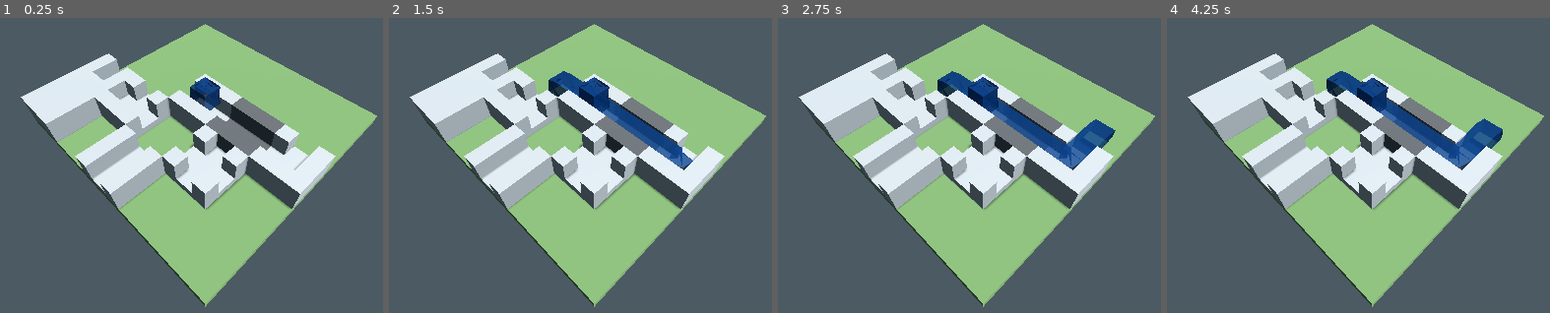
Above: before the commit, frames 1-4 (left to right).
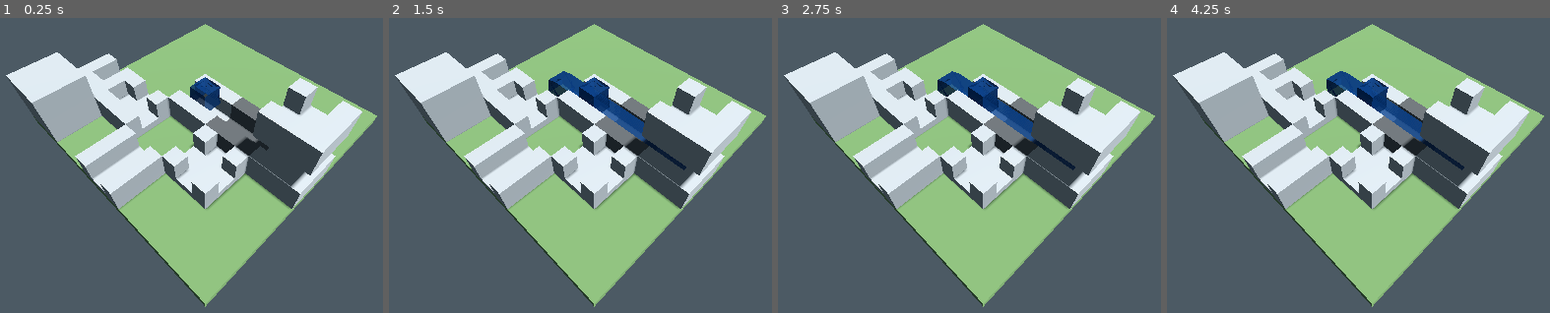
Above: after the commit, the same moments.

Repository: slc142/fountain-wolf
Game: Godot game, scene res://Scenes/Main.tscn
Same seed, same stepped clock (60 frames per second), same inputs: the game is played once before the commit and once after it.
Inputs (mouse positions are in pixels of both pictures, inside the frame that each line leads up to):
- Up to frame 1 (0.25 s): no input
- Up to frame 2 (1.5 s): move the mouse to (768, 141) at 0.52 s; click (768, 141) at 0.67 s; drag from (438, 186) to (553, 254) at 1.27 s
- Up to frame 3 (2.75 s): move the mouse to (1061, 68) at 2.02 s; click (1061, 68) at 2.17 s
- Up to frame 4 (4.25 s): tap Enter at 2.75 s; drag from (1331, 254) to (outside the picture) at 2.77 s; tap Space at 3.5 s; move the mouse to (outside the picture) at 3.52 s; click (outside the picture) at 3.67 s

The runs differ from the first frame. In frame 1, 8.5% of the frame differs, in the area x 1-95%, y 11-58%; in frame 2, 8.6%; in frame 3, 8.6%; in frame 4, 8.6%.

Commit message:
Fix piece stacking

Diff:
--- a/Scenes/Main.tscn
+++ b/Scenes/Main.tscn
@@ -42,6 +42,9 @@
 [sub_resource type="BoxMesh" id="BoxMesh_vy5pj"]
 material = SubResource("StandardMaterial3D_vy5pj")
 size = Vector3(5, 0.2, 5)
+
+[sub_resource type="BoxShape3D" id="BoxShape3D_1p5hy"]
+size = Vector3(0.1, 4, 5)
 
 [node name="GameWorld" type="Node3D"]
 script = ExtResource("1_kln2b")
@@ -103,3 +106,31 @@
 
 [node name="MeshInstance3D" type="MeshInstance3D" parent="Floor"]
 mesh = SubResource("BoxMesh_vy5pj")
+
+[node name="Invisible Wall" type="StaticBody3D" parent="."]
+transform = Transform3D(1, 0, 0, 0, 1, 0, 0, 0, 1, 2.55, 1.55, 0)
+collision_layer = 12
+
+[node name="CollisionShape3D" type="CollisionShape3D" parent="Invisible Wall"]
+shape = SubResource("BoxShape3D_1p5hy")
+
+[node name="Invisible Wall2" type="StaticBody3D" parent="."]
+transform = Transform3D(1, 0, 0, 0, 1, 0, 0, 0, 1, -2.55, 1.55, 0)
+collision_layer = 12
+
+[node name="CollisionShape3D" type="CollisionShape3D" parent="Invisible Wall2"]
+shape = SubResource("BoxShape3D_1p5hy")
+
+[node name="Invisible Wall3" type="StaticBody3D" parent="."]
+transform = Transform3D(-4.371139e-08, 0, 1, 0, 1, 0, -1, 0, -4.371139e-08, 0, 1.55, 2.55)
+collision_layer = 12
+
+[node name="CollisionShape3D" type="CollisionShape3D" parent="Invisible Wall3"]
+shape = SubResource("BoxShape3D_1p5hy")
+
+[node name="Invisible Wall4" type="StaticBody3D" parent="."]
+transform = Transform3D(-4.371139e-08, 0, 1, 0, 1, 0, -1, 0, -4.371139e-08, 0, 1.55, -2.55)
+collision_layer = 12
+
+[node name="CollisionShape3D" type="CollisionShape3D" parent="Invisible Wall4"]
+shape = SubResource("BoxShape3D_1p5hy")
--- a/Scripts/Core/GridManager.gd
+++ b/Scripts/Core/GridManager.gd
@@ -71,4 +71,7 @@
 
 # Convert World Position -> Grid Coordinate
 func world_to_grid(pos: Vector3) -> Vector3i:
-	return Vector3i(round(pos.x / cell_size), round(pos.y / cell_size), round(pos.z / cell_size))
+	var x = round(pos.x / cell_size)
+	var y = max(round((pos.y / (cell_size * 0.5)) - 0.5), 0)
+	var z = round(pos.z / cell_size)
+	return Vector3i(x, y, z)
--- a/Scripts/Core/InputHandler.gd
+++ b/Scripts/Core/InputHandler.gd
@@ -103,20 +103,25 @@
 	if ray_result:
 		var target_coord = grid_manager.world_to_grid(ray_result.position)
 
-		# If target is empty, place. If occupied, attempt to place on top.
+		# If target is empty, place. If occupied, find the top of the stack.
 		if not grid_manager.is_occupied(target_coord):
 			# Place piece at new location
 			dragged_piece_data["node"].position = grid_manager.grid_to_world(target_coord)
 			grid_manager.grid[target_coord] = dragged_piece_data
-		elif not grid_manager.is_occupied(target_coord + Vector3i(0, 1, 0)):
-			# Place piece on top of occupied position
-			target_coord.y += 1
-			dragged_piece_data["node"].position = grid_manager.grid_to_world(target_coord)
-			grid_manager.grid[target_coord] = dragged_piece_data
+			print("placed at:", target_coord)
 		else:
-			# Return to original location
-			dragged_piece_data["node"].position = grid_manager.grid_to_world(selected_coord)
-			grid_manager.grid[selected_coord] = dragged_piece_data
+			# Find the highest occupied position at this X,Z coordinate
+			var highest_y = -1
+			for coord in grid_manager.grid.keys():
+				if coord.x == target_coord.x and coord.z == target_coord.z:
+					if coord.y > highest_y:
+						highest_y = coord.y
+
+			# Place piece on top of the stack
+			var top_coord = Vector3i(target_coord.x, highest_y + 1, target_coord.z)
+			dragged_piece_data["node"].position = grid_manager.grid_to_world(top_coord)
+			grid_manager.grid[top_coord] = dragged_piece_data
+			print("placed on top at:", top_coord)
 
 	# Hide drop indicator
 	drop_indicator.visible = false
@@ -145,13 +150,20 @@
 func update_drop_indicator(grid_coord: Vector3i):
 	# Find the actual drop position (accounting for stacking)
 	var drop_coord = grid_coord
-	# if grid_manager.is_occupied(grid_coord):
-	# 	# If occupied, place on top
-	# 	drop_coord.y += 1
-
-	# Position the indicator at the drop location
+
+	# Find the highest occupied position at this X,Z coordinate
+	var highest_y = -1
+	for coord in grid_manager.grid.keys():
+		if coord.x == grid_coord.x and coord.z == grid_coord.z:
+			if coord.y > highest_y:
+				highest_y = coord.y
+
+	# Position the indicator at the top of the stack
 	var indicator_pos = grid_manager.grid_to_world(drop_coord)
-	indicator_pos.y += 0.01
+	if highest_y >= 0:
+		indicator_pos.y += 0.01 + highest_y * 0.5
+	else:
+		indicator_pos.y += 0.01
 
 	drop_indicator.position = indicator_pos
 
@@ -178,10 +190,15 @@
 	if is_dragging and result:
 		var grid_coord = grid_manager.world_to_grid(result.position)
 
-		# Check if this position is occupied
-		if grid_manager.is_occupied(grid_coord):
-			# If occupied, try to place on top
-			result.position.y += 0.5
-
+		# Find the highest occupied position at this X,Z coordinate
+		var highest_y = -1
+		for coord in grid_manager.grid.keys():
+			if coord.x == grid_coord.x and coord.z == grid_coord.z:
+				if coord.y > highest_y:
+					highest_y = coord.y
+
+		# Position the result at the top of the stack
+		if highest_y >= 0:
+			result.position.y += 0.5 + highest_y * 0.5
 
 	return result
--- a/Scripts/Core/Main.gd
+++ b/Scripts/Core/Main.gd
@@ -29,6 +29,8 @@
 
 	# Row 1: Turn piece
 	grid_manager.place_piece(Vector3i(2,0,0), turn)  # Turn piece
+	#grid_manager.place_piece(Vector3i(2,1,0), turn)
+	grid_manager.place_piece(Vector3i(2,2,0), turn)
 
 	# Row 2: T-piece
 	grid_manager.place_piece(Vector3i(-1,0,1), t_piece)  # T-piece
@@ -38,6 +40,7 @@
 
 	# Row 4: Block and One-exit
 	grid_manager.place_piece(Vector3i(-2,0,2), block_piece)  # Block
+	grid_manager.place_piece(Vector3i(-2,1,2), block_piece)
 	grid_manager.place_piece(Vector3i(-2,0,1), one_exit_piece)  # One-exit
 
 	# Additional test pieces
Not shown: 1 places in Scenes/Main.tscn that only renumber resources
Not shown, changed: bugs.md
